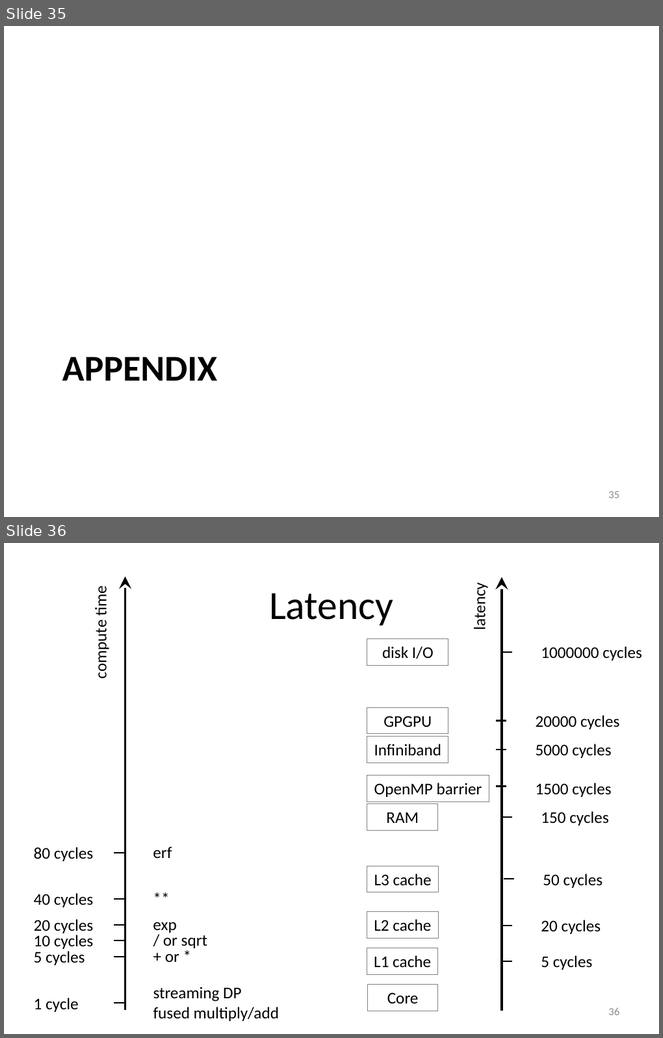
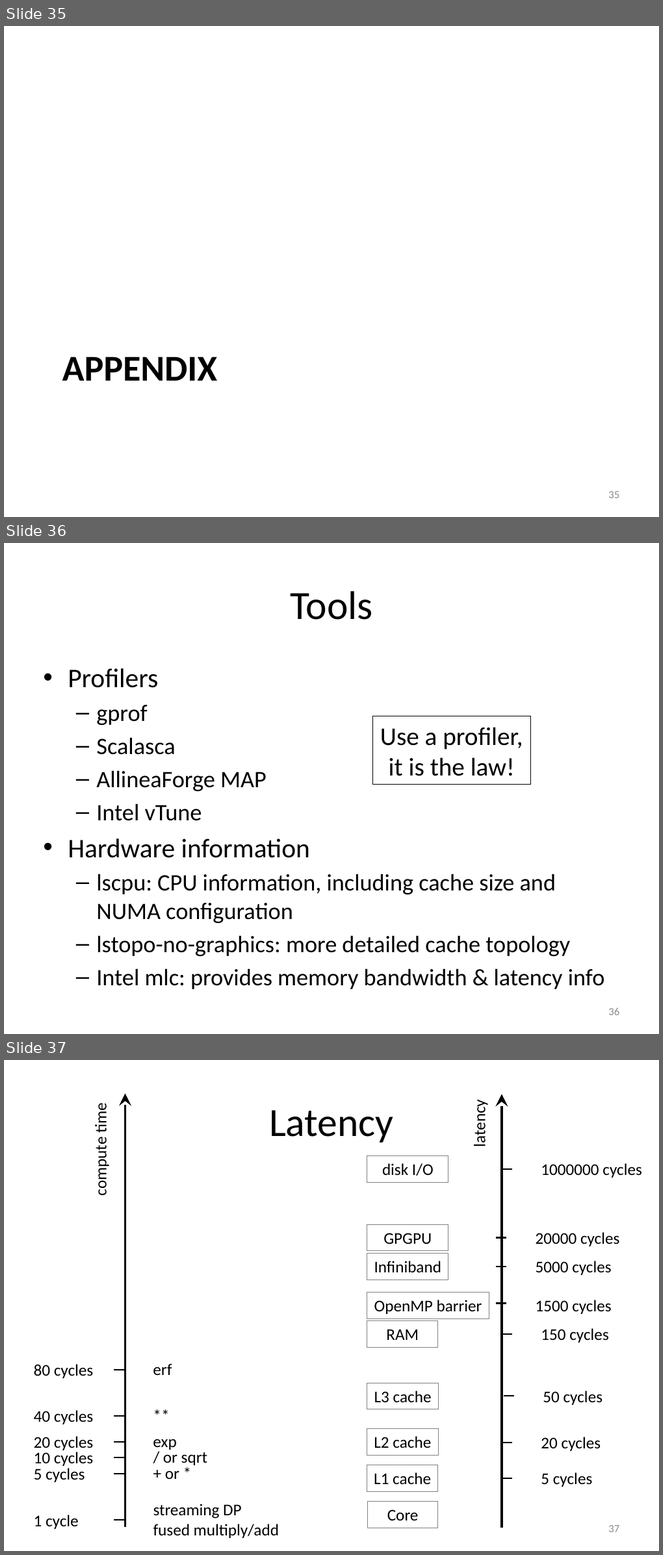
Before and after one commit to gjbex/training-material, a slide deck: Optimization/hpc_efficiency.pptx. Shown one above the other, each under a label of ours: slides 35 and 36 before the commit, slides 35, 36 and 37 after it. The pictures are 663x1038 and 663x1555 pixels, drawn with LibreOffice and Linux fonts; fonts in the diff are those of the drawing. Boxes give left, top, right and bottom in pixels: in the first picture for what was removed or moved away, otherwise in the second. Text is boxed around its words. In the diff, an @@ line names an element or a change of style, - is before the commit and + after.

Commit message:
Added slides on useful tools

```diff
--- a/Optimization/hpc_efficiency.pptx
+++ b/Optimization/hpc_efficiency.pptx
@@ slide 36 added at <box>4,543,659,1034</box>, background #FFFFFF @@
@@ title added at <box>290,591,373,620</box>, 44 pt, text #000000 @@
+Tools
@@ text added at <box>68,668,605,990</box>, 25.9 pt, text #000000 @@
+• Profilers
+  – gprof
+  – Scalasca
+  – AllineaForge MAP
+  – Intel vTune
+• Hardware information
+  – lscpu: CPU information, including cache size and NUMA configuration
+  – lstopo-no-graphics: more detailed cache topology
+  – Intel mlc: provides memory bandwidth & latency info
@@ rectangle added at <box>373,717,530,785</box>, outline #000000 0.75 pt, 28 pt, text #000000 @@
+Use a profiler,
+it is the law!
@@ page number added at <box>608,1008,620,1016</box>, 12 pt, text #8C8C8C @@
+36
@@ what was slide 36 is now slide 37 @@
@@ page number at <box>608,1525,620,1533</box>: text changed @@
-36
+37
```
